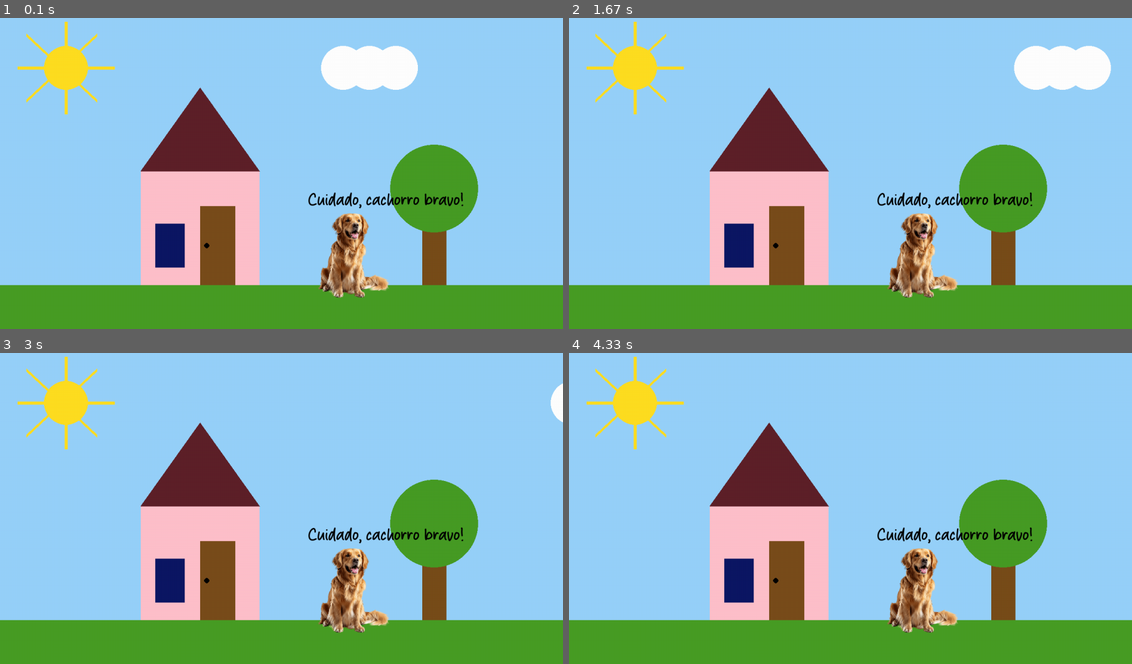
Above: before the commit, frames 1-4 (two rows, left to right).
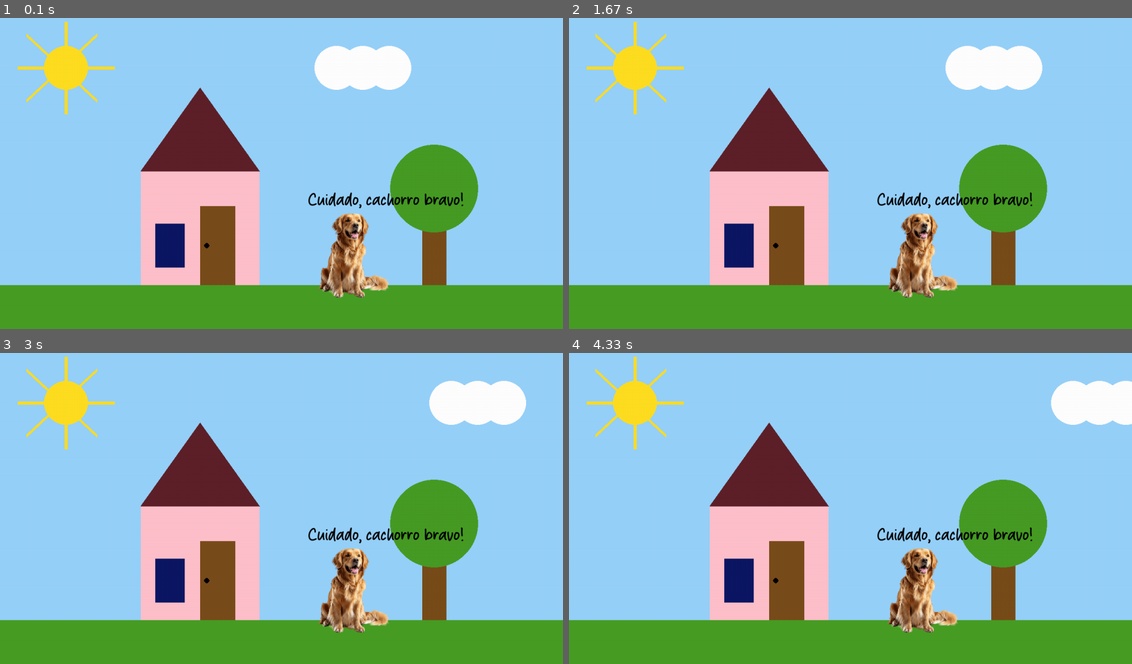
Above: after the commit, the same moments.

Repository: biasferr/intro-ao-pygame
Game: pygame game, started from casinha.py
Two runs of this game, one before a commit and one after it. Both use one fixed random seed, a clock stepped at 60 frames per second and the inputs below.
Inputs:
- Up to frame 1 (0.1 s): no input
- Up to frame 2 (1.67 s): no input
- Up to frame 3 (3 s): no input
- Up to frame 4 (4.33 s): no input

The runs differ from the first frame. In frame 1, 0.5% of the frame differs, in the area x 55-75%, y 8-24%; in frame 2, 3.3%, in the area x 66-97%, y 8-24%; in frame 3, 2.3%; in frame 4, 1.8%.

Commit message:
finalizei a casinha

Diff:
--- a/casinha.py
+++ b/casinha.py
@@ -10,7 +10,7 @@
 cachorro_font= font.Font("Shelter Coffee.otf", 40)
 
 #carregar musica
-mixer.music.load("still into you.mp3")
+mixer.music.load("still-into-you.mp3")
 mixer.music.play(-1)
 
 
@@ -21,7 +21,7 @@
 
 nuvem_x= 750
 nuvem_y= 125
-velocidade_nuvem= 3
+velocidade_nuvem= 1.5
 
 
 
@@ -32,10 +32,14 @@
             quit()
             sys.exit()
 
-    window.fill((151, 209, 250))
     #movimento da nuvem
+
     nuvem_x += velocidade_nuvem
 
+    if nuvem_x > 1280:
+        nuvem_x= -100
+
+    window.fill((151, 209, 250))
 
     #desenhando casa
     draw.rect(window,(72, 157, 37), (0,620,1280,100))
Not shown, changed: still into you.mp3
Not shown, added: still-into-you.mp3
